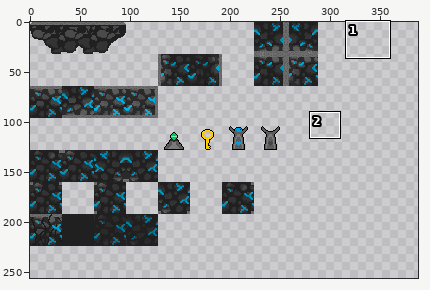
Sprite sheet -- Assets/Imports/tile set.png. Above, an overview of the earlier version with the close-up marked.
Close-up. As it was:
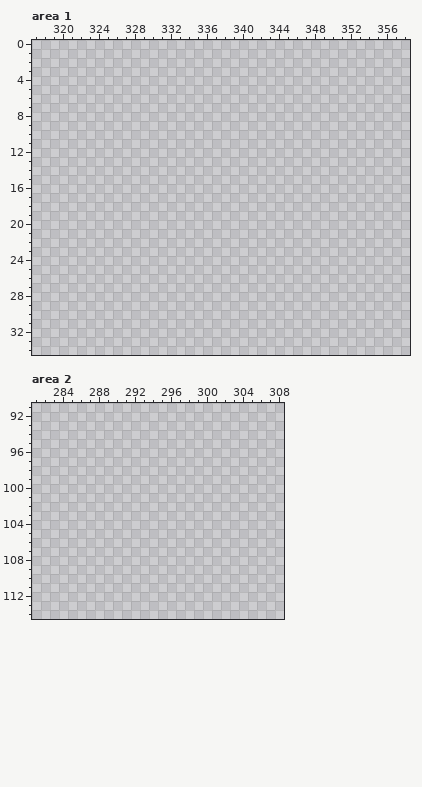
The file is 480x256 pixels. Colours within 5 levels of each other are drawn and written as one. Shown: area 1: x 317..358, y 0..34; area 2: x 281..308, y 91..114. The wide view leaves out empty margins. The commit also changed other parts of the picture, which this record leaves out.
After the commit:
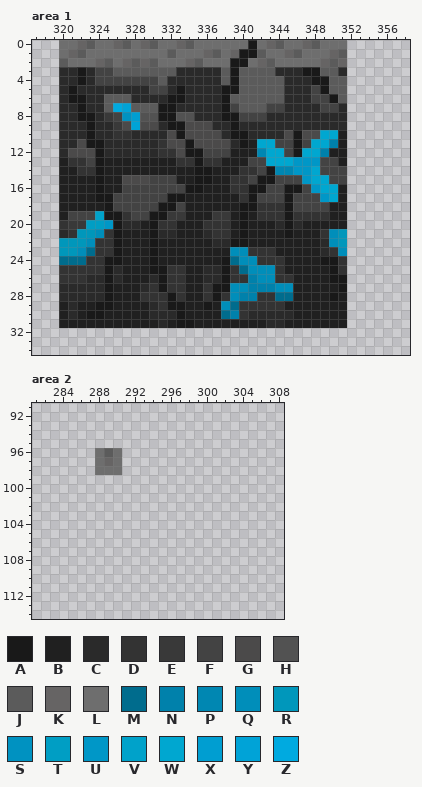
Palette (. is transparent): A #191919  B #202020  C #2a2a2a  D #333333  E #393939  F #434343  G #4b4a4a  H #525252  J #5b5b5b  K #666464  L #6e6e6e  M #006c8d  N #0081ab  P #0087b2  Q #008eba  R #0097bb  S #0092c1  T #009ec4  U #0097c7  V #00a2ca  W #00a7d0  X #009ed1  Y #00a3d7  Z #00aae0
Difference:
Changed rows in their new state; - is an unchanged pixel.
Area 1:
first column x 320:
 0 LLKJLLKJLKJLLKJLLLLLLALKJLLKJLLL
 1 LKJLLLLLLLLLJLLLKJLKAAJLLKJLLLKJ
 2 JLLLKJLKJKJLLLKJLLLAALKJLLLLLKJK
 3 CCACFFJJJJJJJCCCCCJAJJJJCCCAAJJC
 4 CCACFFFFFFFJCCCCCCJAJJJJJCCCAAJJ
 5 CACCCCCCCCFFCACCCCAAJJJJJCCCFAJJ
 6 CAACCJJJCCCCAACCCCAJJJJJJCCCFFAJ
 7 CCACCJZYJJJAACCCCCAFJJJFFCCCCFFC
 8 CCAACEFSXHHAAHHCCCAAFFFCCCCCCCCC
 9 CCCACCEGYGGCAAGGGCCACCCCCCCCCCCC
10 CCCACCDDCCCCGAGGGGCAACCCCGAGGWWB
11 CCGAACCCCCCDGGAGGGGCABWWFFAFWWNB
12 CGGGACCCCCCDDGAAFFFBBBPWWFAWWNBB
13 BDDFABBBBBBBBDDADDBBBFFWWWUUUFFB
14 BBDDABBBBBBBBBBAABBBDDFAPPUUWFFF
15 BBBBABBGGGFFFBBAABBDDFAAFFFUWWFF
16 BBBBABBFFFFFFFAABBBDDAAFFAAFUWWB
17 BBBBAAFFFFFFAABBBBBBDAFFFAFFFUWB
18 BBBBBAFFFFFAAFBBBBBBAADDDAFFFFBB
19 BFFFVAADFFAAEEBBBEEBABDDDADDDDBB
20 DEETTUACCBADDBBBDDDBABBBCACBBBBB
21 CDRRQDABBBACCBBBCDDBABBBBABBBDQR
22 RRRQDDABBBABBBBBBCCAABBBBBBBBCQR
23 RRQMDDABBBABBBBBBBBQQDDDBBBBBCDQ
24 MMMDDAABBBABBBBBBBAMQQDDDBBBBAAD
25 DDDDDACBBBAADDBBCCADMQQQDBBBBBAD
26 DDDCCACBBBCADDBBCCADDNQQDDBBBBAA
27 CCCCCABBBCDADDBBDAAQQNNNQQBBBBBA
28 CCCCCABBBDDDADBBDADQNNDDMMBBBBAB
29 BCBBAABBBBCDAABBABQMDDDDDBBBBBBB
30 BCBAABBBBBCCCABBBBMNDCCCCCBBBBBB
31 BBBBBBBBBBBCBAABBBBBBBBCCBBBBBBB
Area 2:
first column x 288:
 96 LJL
 97 LKL
 98 LLL
